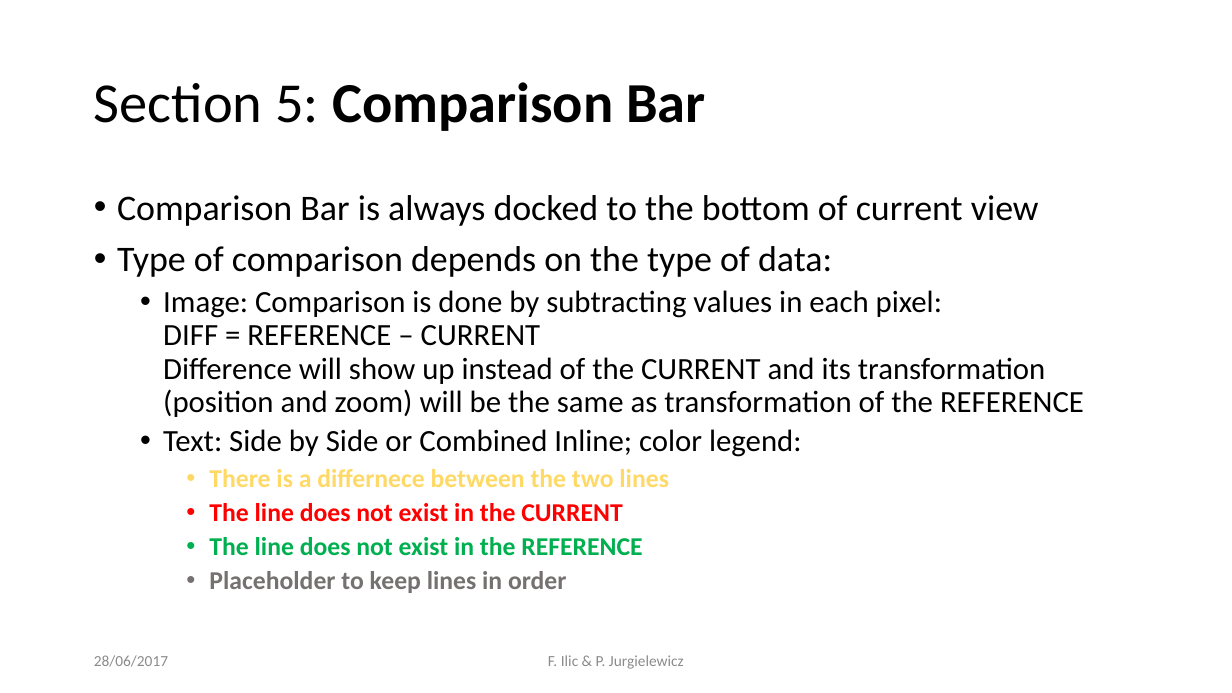
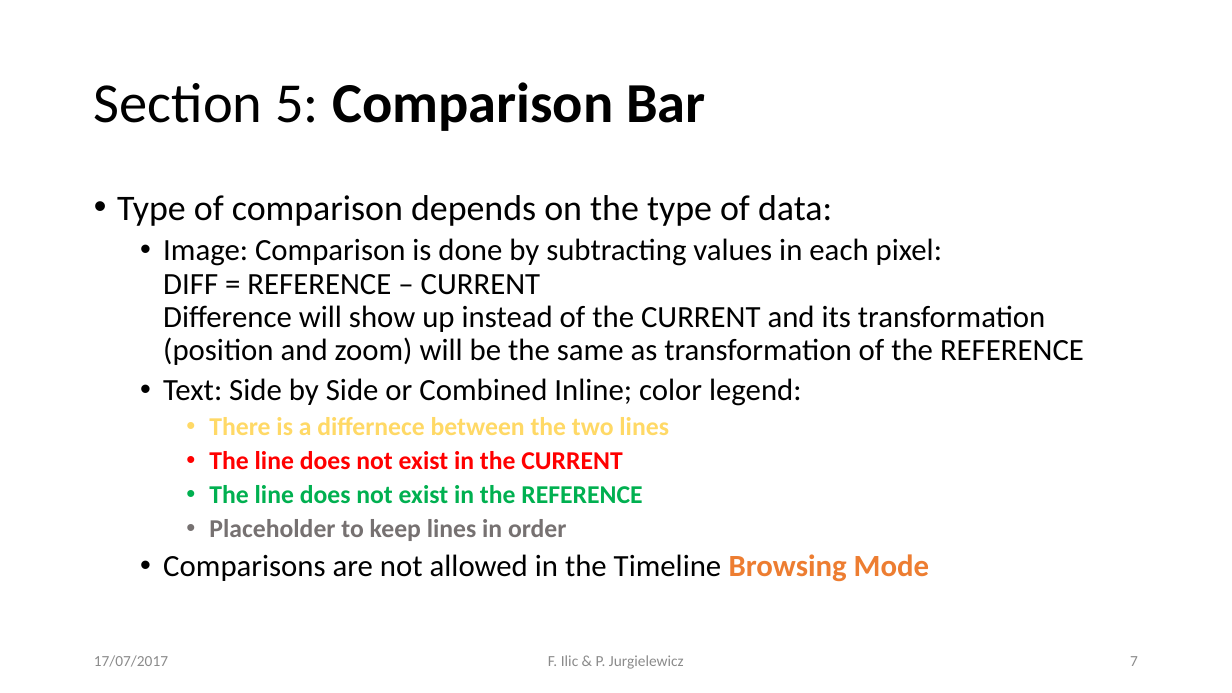
Before and after one commit to sroychow/cmsTrackerMaps, a slide deck: slide 7 of doc/tkmap_manual.pptx (slide 6 before the commit). Drawn at 1232x693 pixels with LibreOffice and Linux fonts; fonts in the diff are those of the drawing. Boxes give left, top, right and bottom in pixels: in the first picture for what was removed or moved away, otherwise in the second. Text is boxed around its words. In the diff, an @@ line names an element or a change of style, - is before the commit and + after.

```diff
--- a/doc/tkmap_manual.pptx
+++ b/doc/tkmap_manual.pptx
@@ text at [117,195,1039,226]: paragraph removed @@
-• Comparison Bar is always docked to the bottom of current view
@@ text at [163,554,929,581]: paragraph added @@
+  • Comparisons are not allowed in the Timeline Browsing Mode
@@ text at [94,655,168,667]: text changed @@
-28/06/2017
+17/07/2017
@@ page number added at [1130,656,1138,666], 12 pt, text #8C8C8C @@
+7
```
Also in this commit, not shown: 6 other slides changed, 6 slides added, 7 other files.
